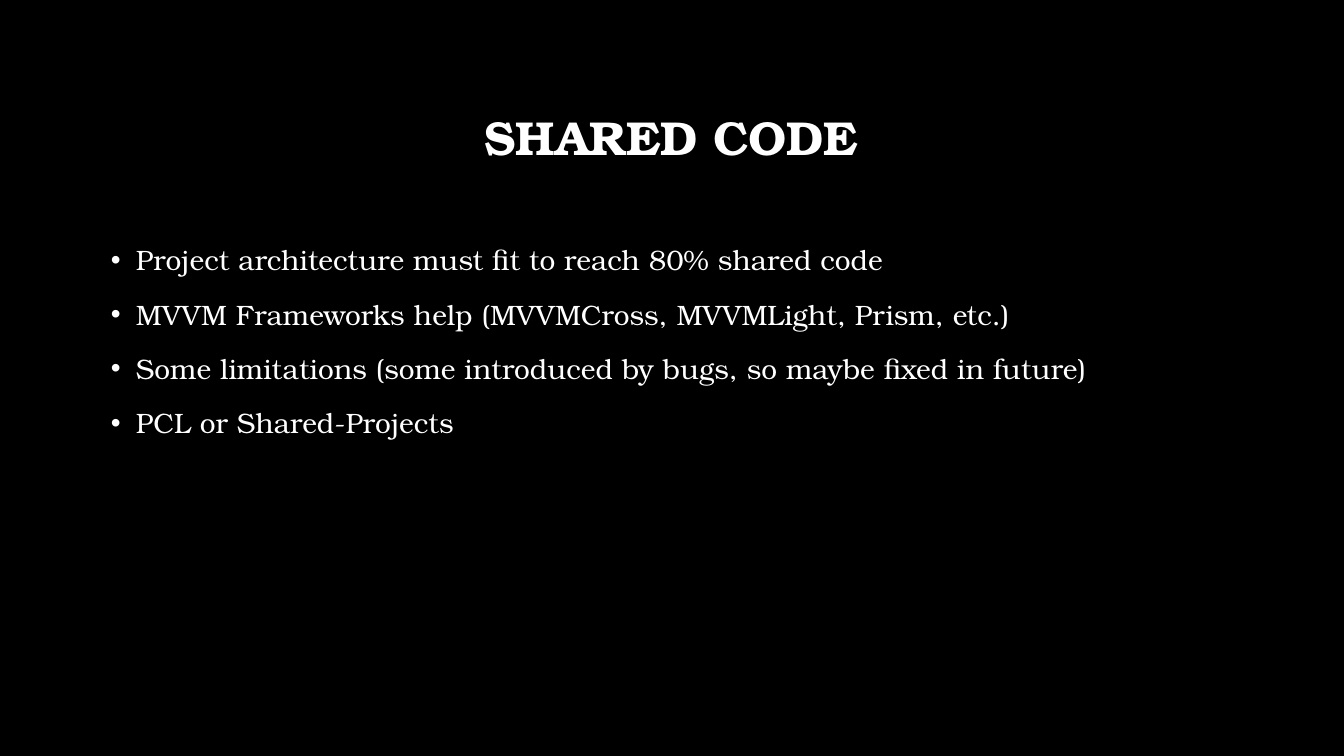
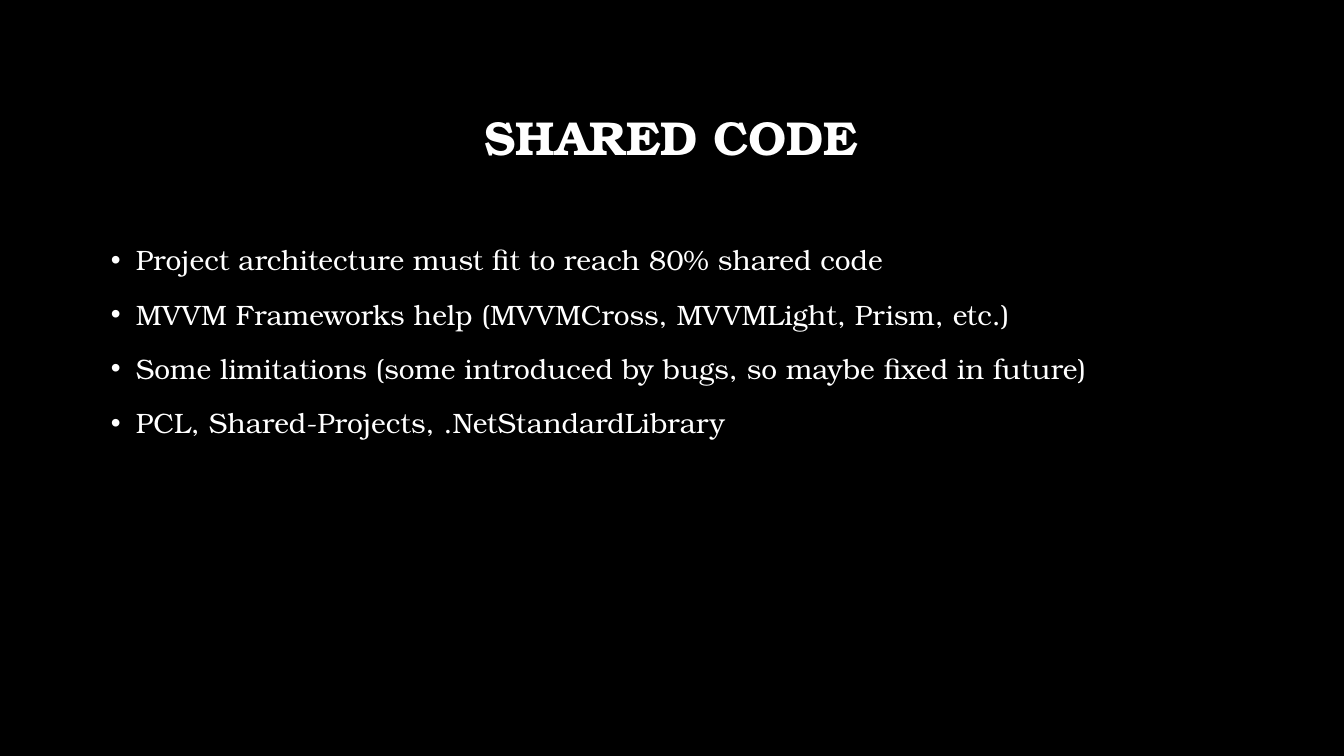
Before and after one commit to dersia/XamarinExamples, a slide deck: slide 3 of slides/Xamarin.pptx. Drawn at 1344x756 pixels with LibreOffice and Linux fonts; fonts in the diff are those of the drawing; background and template pictures are left out. Boxes give left, top, right and bottom in pixels: in the first picture for what was removed or moved away, otherwise in the second. Text is boxed around its words. In the diff, an @@ line names an element or a change of style, - is before the commit and + after.

```diff
--- a/slides/Xamarin.pptx
+++ b/slides/Xamarin.pptx
@@ text at [136, 413, 725, 440]: text changed @@
-• PCL or Shared-Projects
+• PCL, Shared-Projects, .NetStandardLibrary
```
Also in this commit, not shown: 5 other slides changed, 3 slides added.
